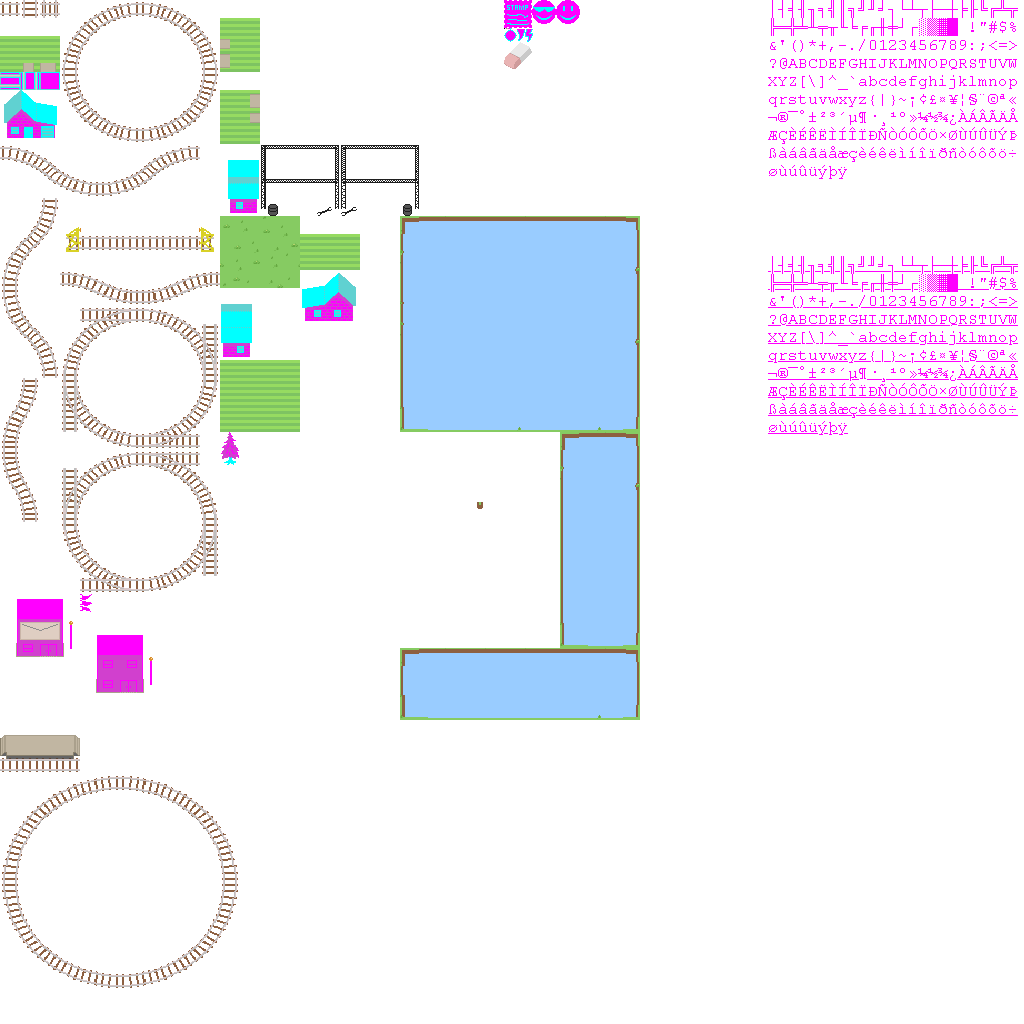
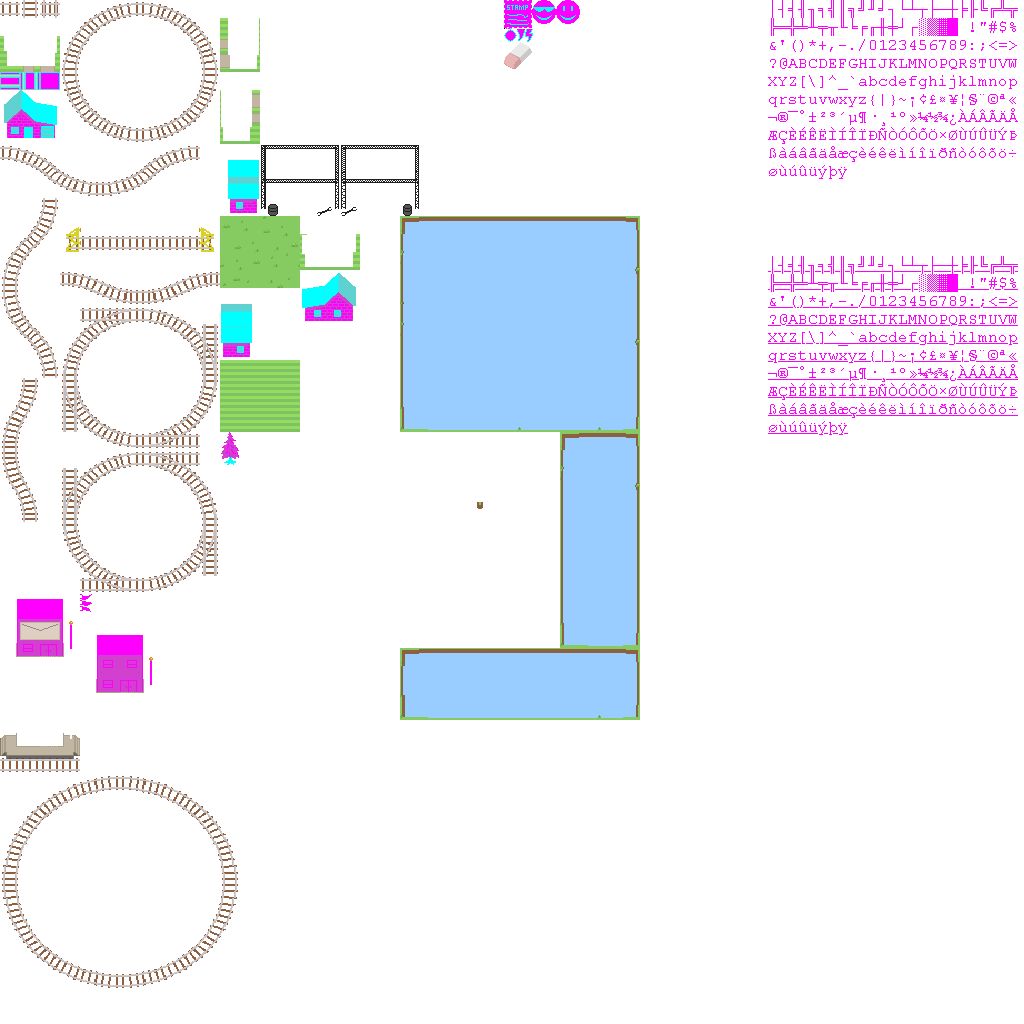
Layer changes from the first 1024 x 1024 image to the second:
painted on "base.png copy" over [4, 18, 356, 747]
